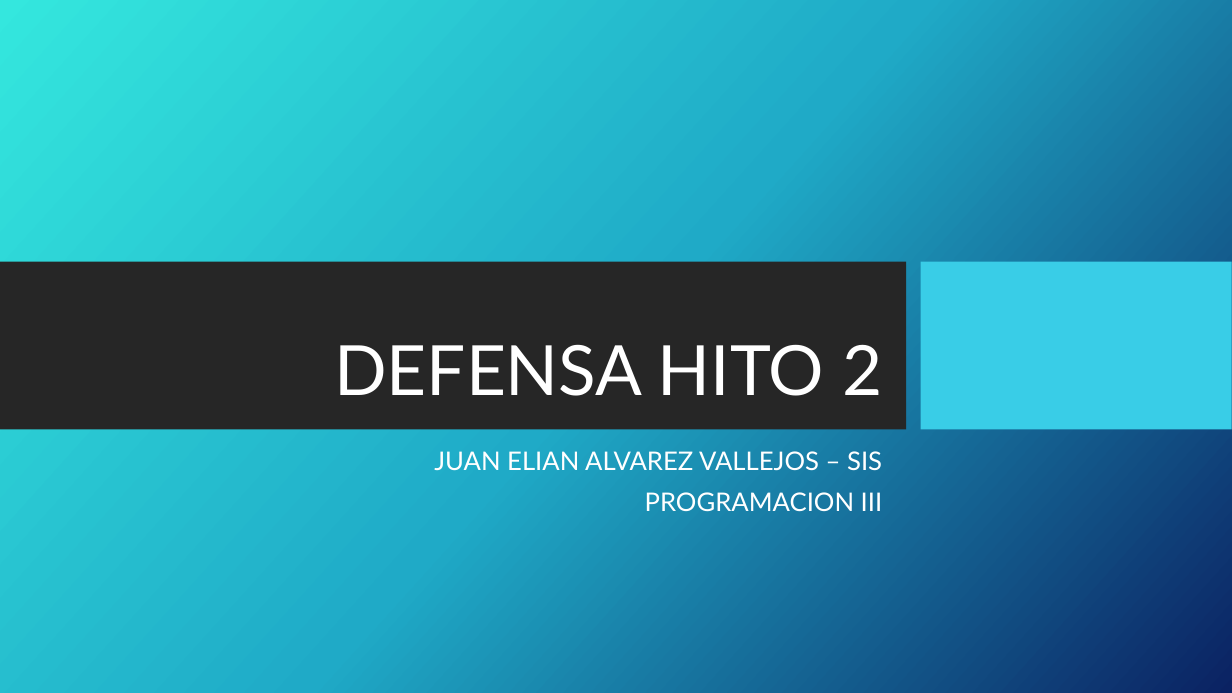
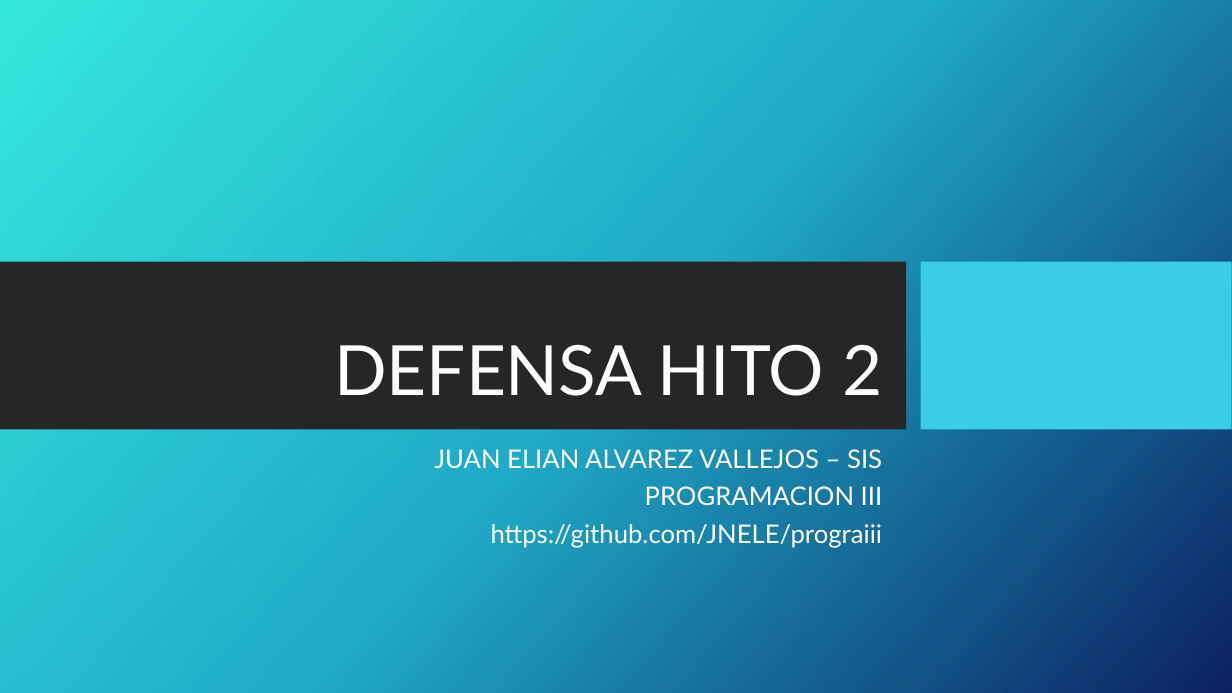
Before and after one commit to JNELE/prograiii, a slide deck: slide 1 of HITO 2 todo/DEFENSA HITO 2 presentacion.pptx. Drawn at 1232x693 pixels with LibreOffice and Linux fonts; fonts in the diff are those of the drawing; background and template pictures are left out. Boxes give left, top, right and bottom in pixels: in the first picture for what was removed or moved away, otherwise in the second. Text is boxed around its words. In the diff, an @@ line names an element or a change of style, - is before the commit and + after.

Commit message:
HITO 2

```diff
--- a/HITO 2 todo/DEFENSA HITO 2 presentacion.pptx
+++ b/HITO 2 todo/DEFENSA HITO 2 presentacion.pptx
@@ subtitle at bbox=[434, 449, 883, 506]: line spacing 0.9 to 0.8 @@
@@ subtitle at bbox=[491, 524, 883, 548]: paragraph added @@
+https://github.com/JNELE/prograiii
```
